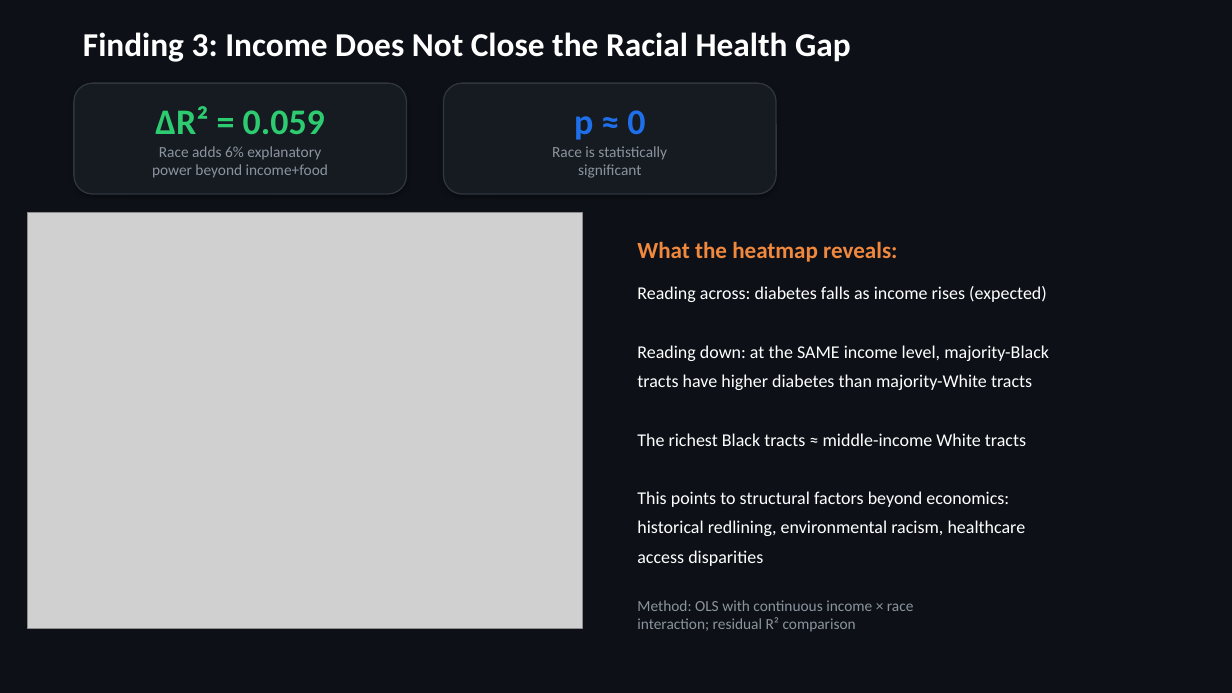
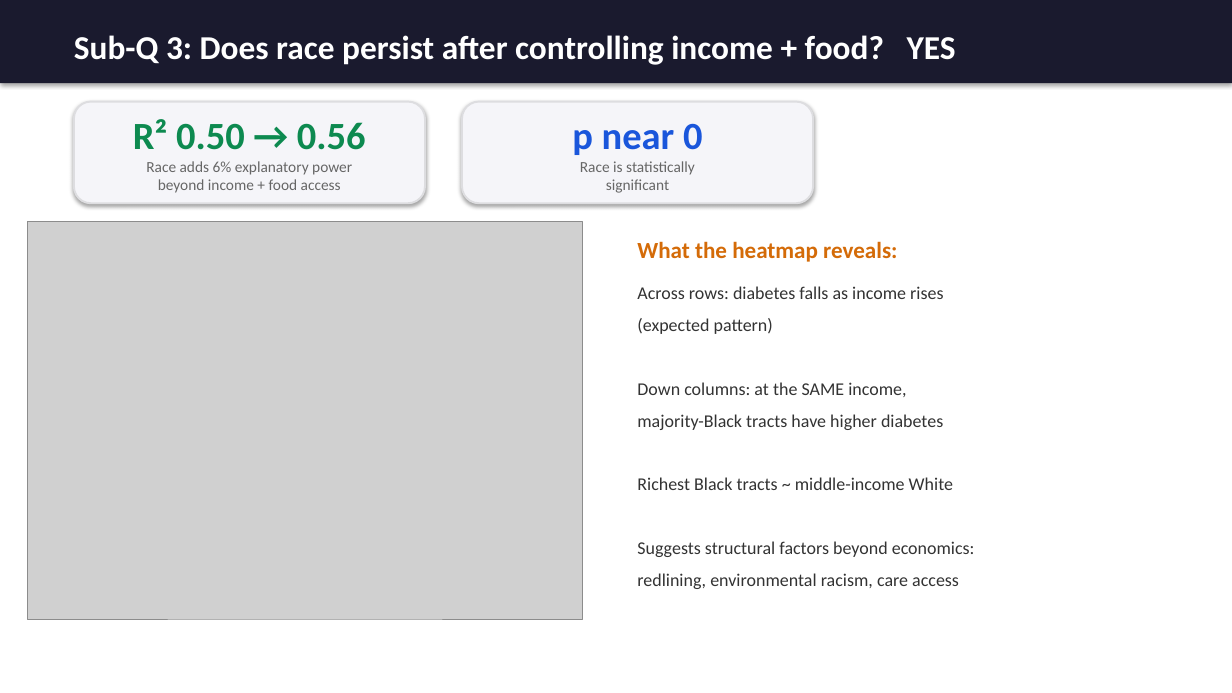
Before and after one commit to jimbo111/datathon-kims, a slide deck: slide 9 of submissions/2kim_health_slides.pptx. Drawn at 1232x693 pixels with LibreOffice and Linux fonts; fonts in the diff are those of the drawing; grey boxes stand for pictures. Boxes give left, top, right and bottom in pixels: in the first picture for what was removed or moved away, otherwise in the second. Text is boxed around its words. In the diff, an @@ line names an element or a change of style, - is before the commit and + after.

Commit message:
Update research question, sub-questions, and bright white slide theme

```diff
--- a/submissions/2kim_health_slides.pptx
+++ b/submissions/2kim_health_slides.pptx
@@ background #0D1117 to #FFFFFF @@
@@ rectangle "Sub-Q 3: Does race persist ...": place and size @@
-rectangle "Sub-Q 3: Does race persist ..." at <box>83,32,851,62</box>
+rectangle "Sub-Q 3: Does race persist ..." at <box>0,0,1232,83</box>
@@ rectangle "Sub-Q 3: Does race persist ..." at <box>0,0,1232,83</box>: vertical alignment top to middle; fill none to #1A1A2E; shadow on @@
@@ text in rectangle at <box>74,35,956,65</box>: text changed @@
-Finding 3: Income Does Not Close the Racial Health Gap
+Sub-Q 3: Does race persist after controlling income + food? YES
@@ rounded rectangle "R² 0.50 → 0.56" at <box>74,102,425,203</box>: fill #161B22 to #F5F5F9; outline #30363D 1 pt to #DDDDE0 1.5 pt @@
@@ rounded rectangle "R² 0.50 → 0.56": place and size @@
-rounded rectangle "R² 0.50 → 0.56" at <box>74,83,407,194</box>
+rounded rectangle "R² 0.50 → 0.56" at <box>74,102,425,203</box>
@@ text in rounded rectangle at <box>133,119,366,193</box>: text changed; text colour #8B949E to #666666 @@
-ΔR² = 0.059
-Race adds 6% explanatory
-power beyond income+food
+R² 0.50 → 0.56
+Race adds 6% explanatory power
+beyond income + food access
@@ rounded rectangle "p near 0": place and size @@
-rounded rectangle "p near 0" at <box>444,83,776,194</box>
+rounded rectangle "p near 0" at <box>462,102,813,203</box>
@@ rounded rectangle "p near 0" at <box>462,102,813,203</box>: fill #161B22 to #F5F5F9; outline #30363D 1 pt to #DDDDE0 1.5 pt @@
@@ text in rounded rectangle at <box>572,123,702,155</box>: text changed; size 28 to 30 pt; text colour #1F6FEB to #1A56DB @@
-p ≈ 0
+p near 0
@@ text in rounded rectangle at <box>580,161,695,193</box>: text colour #8B949E to #666666 in "Race is statistically significant" @@
@@ picture: place and size @@
-picture at <box>28,213,582,628</box>
+picture at <box>28,222,582,619</box>
@@ text "What the heatmap reveals:" at <box>637,241,897,262</box>: text colour #F0883E to #D46B08 @@
@@ text at <box>637,286,975,589</box>: text changed; text colour #FFFFFF to #333333 @@
-Reading across: diabetes falls as income rises (expected)
-Reading down: at the SAME income level, majority-Black
-tracts have higher diabetes than majority-White tracts
-The richest Black tracts ≈ middle-income White tracts
-This points to structural factors beyond economics:
-historical redlining, environmental racism, healthcare
-access disparities
+Across rows: diabetes falls as income rises
+(expected pattern)
+Down columns: at the SAME income,
+majority-Black tracts have higher diabetes
+Richest Black tracts ~ middle-income White
+Suggests structural factors beyond economics:
+redlining, environmental racism, care access
@@ text removed at <box>637,600,914,632</box> @@
-Method: OLS with continuous income × race
-interaction; residual R² comparison
```
Also in this commit, not shown: 11 other slides changed, 1 slide added, 1 slide removed, 1 other file.
